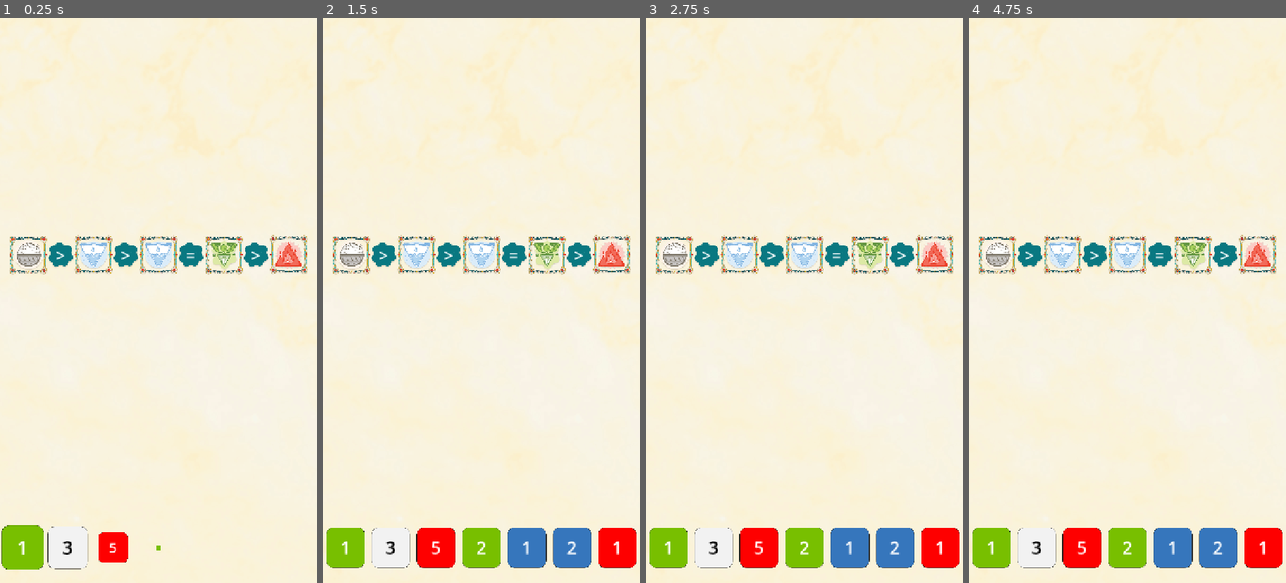
Above: before the commit, frames 1-4 (left to right).
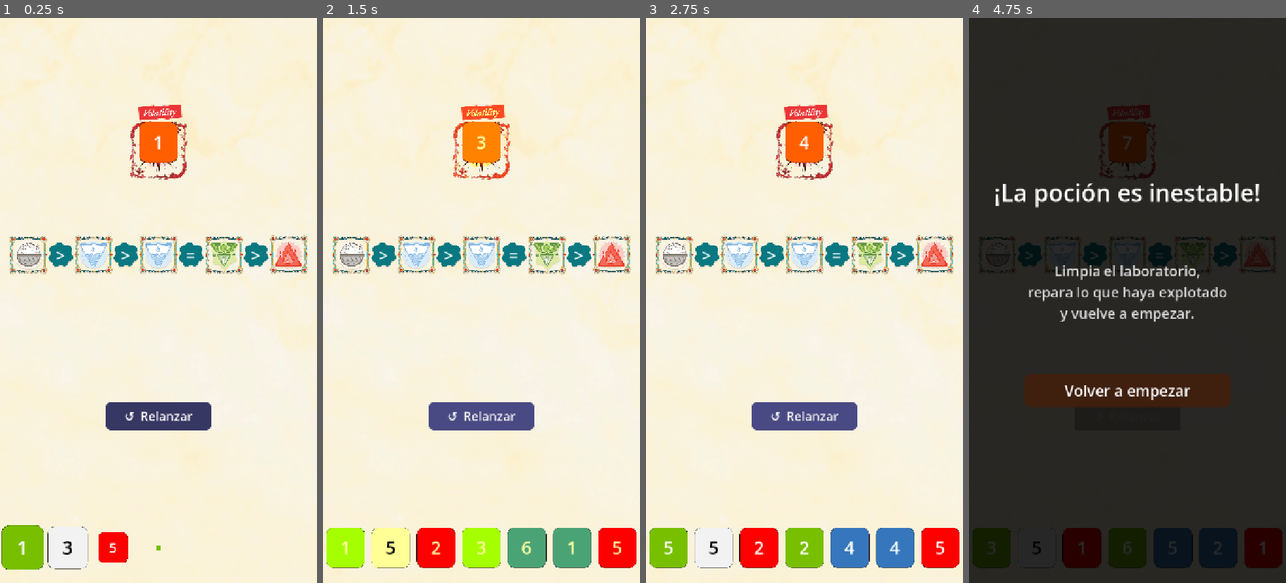
Above: after the commit, the same moments.

Repository: flipper83/pocimas
Game: Godot game, scene res://scenes/main.tscn
The game is run twice, just before and just after one commit, with the same random seed, the same clock (stepped at 60 frames per second) and the same inputs.
Inputs (mouse positions are in pixels of both pictures, inside the frame that each line leads up to):
- Up to frame 1 (0.25 s): no input
- Up to frame 2 (1.5 s): click (481, 419) at 0.5 s, where only the run after the commit has a clickable "↺ Relanzar"; click (481, 419) at 1.25 s, where only the run after the commit has a clickable "↺ Relanzar"
- Up to frame 3 (2.75 s): click (804, 419) at 2 s, where only the run after the commit has a clickable "↺ Relanzar"
- Up to frame 4 (4.75 s): tap Enter at 2.75, 4.25 s; move the mouse to (1197, 272) at 2.77 s; click (1197, 272) at 2.92 s; tap Space at 3.5 s; drag from (1064, 328) to (1111, 413) at 3.52 s; move the mouse to (1159, 176) at 4.27 s; click (1159, 176) at 4.42 s

The runs differ from the first frame. In frame 1, 3.2% of the frame differs, in the area x 33-67%, y 15-73%; in frame 2, 7.4%; in frame 3, 3.4%; in frame 4, 100%, in the area x 0-100%, y 0-100%.

Commit message:
feat: volatilidad — dado naranja, botón relanzar y game over
- VolatilityNode: volatility.png de fondo + dado naranja (valor empieza en 1), no arrastrable
- Seleccionable como target de efectos (fuego/agua/hierba) sin wrap circular — límites reales 1-6
  - Si supera 6: poción inestable → pantalla de game over con restart
  - Si baja de 1: sopa repugnante → pantalla de game over con restart
- Botón Relanzar: reval iza dados de la mano (nuevos valores, mismo color) + incrementa volatilidad
- Game over: CanvasLayer con overlay oscuro, texto descriptivo y botón "Volver a empezar"
- Volatilidad resaltada en modo selección junto con dados de la mano

Co-Authored-By: Claude Sonnet 4.6 <noreply@anthropic.com>

Diff:
--- /dev/null
+++ b/scenes/volatility.tscn
@@ -0,0 +1,24 @@
+[gd_scene format=3 uid="uid://bvol4t1l1t3"]
+
+[ext_resource type="Script" path="res://scripts/volatility_node.gd" id="1_vol"]
+[ext_resource type="Texture2D" path="res://assets/volatility.png" id="2_back"]
+[ext_resource type="Texture2D" path="res://assets/orange.png" id="3_die"]
+
+[node name="Volatility" type="Node2D"]
+script = ExtResource("1_vol")
+
+[node name="BackSprite" type="Sprite2D" parent="."]
+texture = ExtResource("2_back")
+
+[node name="DieSprite" type="Sprite2D" parent="."]
+texture = ExtResource("3_die")
+
+[node name="Label" type="Label" parent="."]
+offset_left = -44.0
+offset_top = -46.0
+offset_right = 44.0
+offset_bottom = 46.0
+theme_override_colors/font_color = Color(1, 1, 1, 1)
+theme_override_font_sizes/font_size = 40
+horizontal_alignment = 1
+vertical_alignment = 1
--- a/scripts/game.gd
+++ b/scripts/game.gd
@@ -4,12 +4,13 @@
 const DIE_SCENE := preload("res://scenes/die.tscn")
 const ELEMENT_SCENE := preload("res://scenes/element.tscn")
 const OPERATION_SCENE := preload("res://scenes/operation.tscn")
+const VOLATILITY_SCENE := preload("res://scenes/volatility.tscn")
 
 const ELEMENT_TYPES: Array = ["fire", "water", "salt", "grass"]
 const OP_TYPES: Array = ["gt", "lt", "eq"]
 const DICE_BOTTOM_MARGIN := 80.0
 
-# Board row layout — 5 elements + 4 operators, centered in screen width
+# Board row layout — 5 elements + 4 operators centered in screen width
 # element sprite: 252px * 0.35 = 88.2px  |  operator sprite: 157px * 0.38 = 59.7px
 const _ELEM_HALF_W := 44.1
 const _OP_HALF_W := 29.85
@@ -22,12 +23,15 @@
 var _dice: Array = []
 var _elements: Array = []
 var _operations: Array = []
+var _volatility: VolatilityNode = null
+var _reroll_btn: Button = null
 var _dragged_die: DieNode = null
 var _drag_offset: Vector2
 var _state: State = State.IDLE
 var _pending_effect: String = ""
 var _pending_placed_value: int = 0
 var _overlay: ColorRect = null
+var _game_over: bool = false
 
 func _ready() -> void:
 	var rect := get_viewport().get_visible_rect()
@@ -36,8 +40,10 @@
 	randomize()
 	_setup_background()
 	_setup_overlay()
+	_setup_volatility()
 	_setup_elements()
 	_setup_dice()
+	_setup_reroll_button()
 
 func _setup_background() -> void:
 	var bg := Sprite2D.new()
@@ -57,6 +63,12 @@
 	_overlay.mouse_filter = Control.MOUSE_FILTER_IGNORE
 	_overlay.visible = false
 	add_child(_overlay)
+
+func _setup_volatility() -> void:
+	_volatility = VOLATILITY_SCENE.instantiate()
+	add_child(_volatility)
+	_volatility.position = Vector2(_screen_w * 0.5, _screen_h * 0.22)
+	_volatility.z_index = 1
 
 func _setup_elements() -> void:
 	var total_w := 5.0 * _ELEM_HALF_W * 2.0 + 4.0 * _OP_HALF_W * 2.0
@@ -91,13 +103,40 @@
 		die.animate_appear(i * 0.08)
 		_dice.append(die)
 
+func _setup_reroll_button() -> void:
+	_reroll_btn = Button.new()
+	_reroll_btn.text = "↺  Relanzar"
+	_reroll_btn.add_theme_font_size_override("font_size", 28)
+	_reroll_btn.add_theme_color_override("font_color", Color.WHITE)
+	var style := StyleBoxFlat.new()
+	style.bg_color = Color(0.15, 0.15, 0.35, 0.92)
+	style.corner_radius_top_left = 12
+	style.corner_radius_top_right = 12
+	style.corner_radius_bottom_left = 12
+	style.corner_radius_bottom_right = 12
+	style.content_margin_left = 16
+	style.content_margin_right = 16
+	_reroll_btn.add_theme_stylebox_override("normal", style)
+	var style_hover := style.duplicate() as StyleBoxFlat
+	style_hover.bg_color = Color(0.25, 0.25, 0.5, 0.95)
+	_reroll_btn.add_theme_stylebox_override("hover", style_hover)
+	_reroll_btn.size = Vector2(240, 64)
+	_reroll_btn.position = Vector2((_screen_w - 240) * 0.5, _screen_h * 0.68)
+	_reroll_btn.pressed.connect(_on_reroll_pressed)
+	add_child(_reroll_btn)
+
 func _input(event: InputEvent) -> void:
+	if _game_over:
+		return
 	var pos := _event_pos(event)
 	if pos == Vector2.INF:
 		return
 
 	if _state == State.SELECTING_TARGET:
 		if _is_press(event):
+			if _volatility.get_hit_rect().has_point(pos):
+				_apply_to_volatility()
+				return
 			for die: DieNode in _dice:
 				if not die.is_placed and die.get_hit_rect().has_point(pos):
 					_apply_to_die(die)
@@ -173,9 +212,6 @@
 			pass
 
 func _enter_selection_mode(effect: String, placed_value: int) -> void:
-	var available: Array = _dice.filter(func(d: DieNode): return not d.is_placed)
-	if available.is_empty():
-		return
 	_state = State.SELECTING_TARGET
 	_pending_effect = effect
 	_pending_placed_value = placed_value
@@ -184,6 +220,8 @@
 		if not die.is_placed:
 			die.set_highlighted(true)
 			die.z_index = 6
+	_volatility.set_highlighted(true)
+	_volatility.z_index = 6
 
 func _exit_selection_mode() -> void:
 	_state = State.IDLE
@@ -192,6 +230,8 @@
 		die.set_highlighted(false)
 		if not die.is_placed:
 			die.z_index = 1
+	_volatility.set_highlighted(false)
+	_volatility.z_index = 1
 
 func _apply_to_die(die: DieNode) -> void:
 	_exit_selection_mode()
@@ -204,6 +244,95 @@
 			die.die_value = 7 - die.die_value
 	die.update_value_display()
 
+func _apply_to_volatility() -> void:
+	_exit_selection_mode()
+	var new_value: int
+	match _pending_effect:
+		"fire": new_value = _volatility.die_value + _pending_placed_value
+		"water": new_value = _volatility.die_value - _pending_placed_value
+		"grass": new_value = 7 - _volatility.die_value
+	_volatility.die_value = new_value
+	_volatility.update_value_display()
+	if new_value > 6:
+		var t := create_tween()
+		t.tween_interval(0.4)
+		t.tween_callback(_show_game_over.bind(true))
+	elif new_value < 1:
+		var t := create_tween()
+		t.tween_interval(0.4)
+		t.tween_callback(_show_game_over.bind(false))
+
+func _on_reroll_pressed() -> void:
+	if _game_over:
+		return
+	for die: DieNode in _dice:
+		if not die.is_placed:
+			die.die_value = randi_range(1, 6)
+			die.update_value_display()
+	_volatility.die_value += 1
+	_volatility.update_value_display()
+	if _volatility.die_value > 6:
+		var t := create_tween()
+		t.tween_interval(0.35)
+		t.tween_callback(_show_game_over.bind(true))
+
+func _show_game_over(is_explosion: bool) -> void:
+	_game_over = true
+	if _reroll_btn:
+		_reroll_btn.disabled = true
+
+	var layer := CanvasLayer.new()
+	layer.layer = 10
+	add_child(layer)
+
+	var bg := ColorRect.new()
+	bg.color = Color(0, 0, 0, 0.84)
+	bg.set_anchors_preset(Control.PRESET_FULL_RECT)
+	layer.add_child(bg)
+
+	var title := Label.new()
+	title.text = "¡La poción es inestable!" if is_explosion else "¡Sopa repugnante!"
+	title.horizontal_alignment = HORIZONTAL_ALIGNMENT_CENTER
+	title.autowrap_mode = TextServer.AUTOWRAP_WORD_SMART
+	title.add_theme_font_size_override("font_size", 54)
+	title.add_theme_color_override("font_color", Color.WHITE)
+	title.size = Vector2(_screen_w * 0.85, 150)
+	title.position = Vector2(_screen_w * 0.075, _screen_h * 0.28)
+	layer.add_child(title)
+
+	var msg := Label.new()
+	msg.text = "Limpia el laboratorio,\nrepara lo que haya explotado\ny vuelve a empezar." \
+		if is_explosion else \
+		"La poción se ha neutralizado.\nAcabas de preparar\nuna sopa repugnante."
+	msg.horizontal_alignment = HORIZONTAL_ALIGNMENT_CENTER
+	msg.autowrap_mode = TextServer.AUTOWRAP_WORD_SMART
+	msg.add_theme_font_size_override("font_size", 32)
+	msg.add_theme_color_override("font_color", Color(0.85, 0.85, 0.85, 1.0))
+	msg.size = Vector2(_screen_w * 0.85, 220)
+	msg.position = Vector2(_screen_w * 0.075, _screen_h * 0.43)
+	layer.add_child(msg)
+
+	var btn := Button.new()
+	btn.text = "Volver a empezar"
+	btn.add_theme_font_size_override("font_size", 34)
+	btn.add_theme_color_override("font_color", Color.WHITE)
+	var style := StyleBoxFlat.new()
+	style.bg_color = Color(0.25, 0.12, 0.05, 0.95)
+	style.corner_radius_top_left = 14
+	style.corner_radius_top_right = 14
+	style.corner_radius_bottom_left = 14
+	style.corner_radius_bottom_right = 14
+	style.content_margin_left = 20
+	style.content_margin_right = 20
+	btn.add_theme_stylebox_override("normal", style)
+	var style_hover := style.duplicate() as StyleBoxFlat
+	style_hover.bg_color = Color(0.45, 0.22, 0.08, 0.98)
+	btn.add_theme_stylebox_override("hover", style_hover)
+	btn.size = Vector2(_screen_w * 0.65, 76)
+	btn.position = Vector2(_screen_w * 0.175, _screen_h * 0.63)
+	btn.pressed.connect(func(): get_tree().reload_current_scene())
+	layer.add_child(btn)
+
 func _event_pos(event: InputEvent) -> Vector2:
 	if event is InputEventMouseButton or event is InputEventMouseMotion:
 		return event.position
--- /dev/null
+++ b/scripts/volatility_node.gd
@@ -0,0 +1,37 @@
+class_name VolatilityNode
+extends Node2D
+
+const BACK_SCALE := 0.55
+const DIE_SCALE := 0.5
+
+var die_value: int = 1
+var _highlighted: bool = false
+
+@onready var _back: Sprite2D = $BackSprite
+@onready var _die_sprite: Sprite2D = $DieSprite
+@onready var _label: Label = $Label
+
+func _ready() -> void:
+	_back.scale = Vector2(BACK_SCALE, BACK_SCALE)
+	_die_sprite.scale = Vector2(DIE_SCALE, DIE_SCALE)
+	_label.text = "1"
+
+func set_highlighted(enabled: bool) -> void:
+	_highlighted = enabled
+	modulate = Color(1.2, 1.15, 0.6, 1.0) if enabled else Color.WHITE
+	queue_redraw()
+
+func update_value_display() -> void:
+	_label.text = str(die_value)
+	var tween := create_tween()
+	tween.tween_property(self, "modulate", Color(1.6, 1.6, 0.4, 1.0), 0.08)
+	tween.tween_property(self, "modulate", Color.WHITE, 0.28)
+
+func get_hit_rect() -> Rect2:
+	return Rect2(position - Vector2(44, 46), Vector2(88, 92))
+
+func _draw() -> void:
+	if not _highlighted:
+		return
+	var half := Vector2(44.0, 46.0)
+	draw_rect(Rect2(-half, half * 2.0), Color(1.0, 0.85, 0.0, 0.95), false, 5.0)
